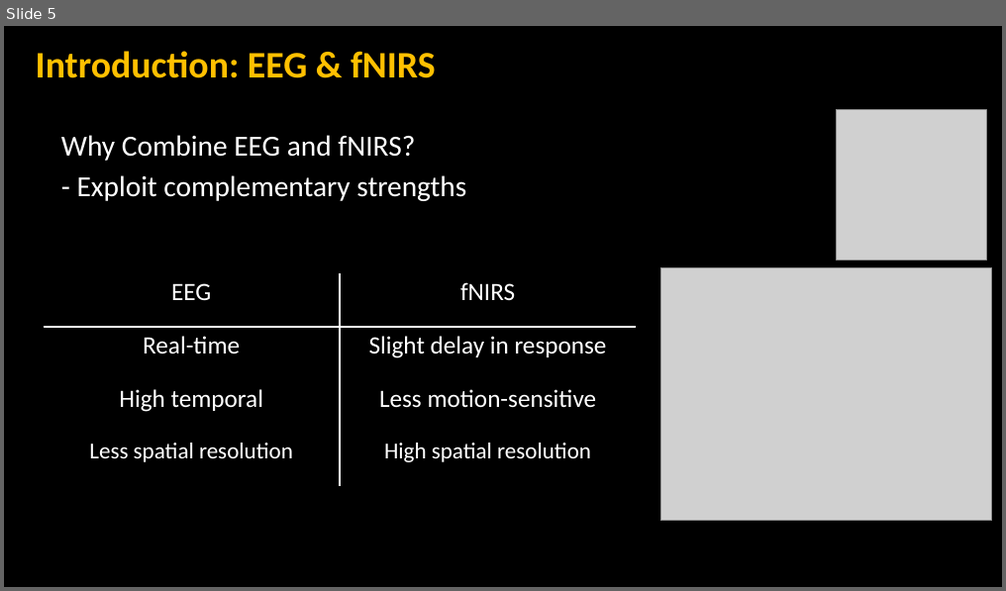
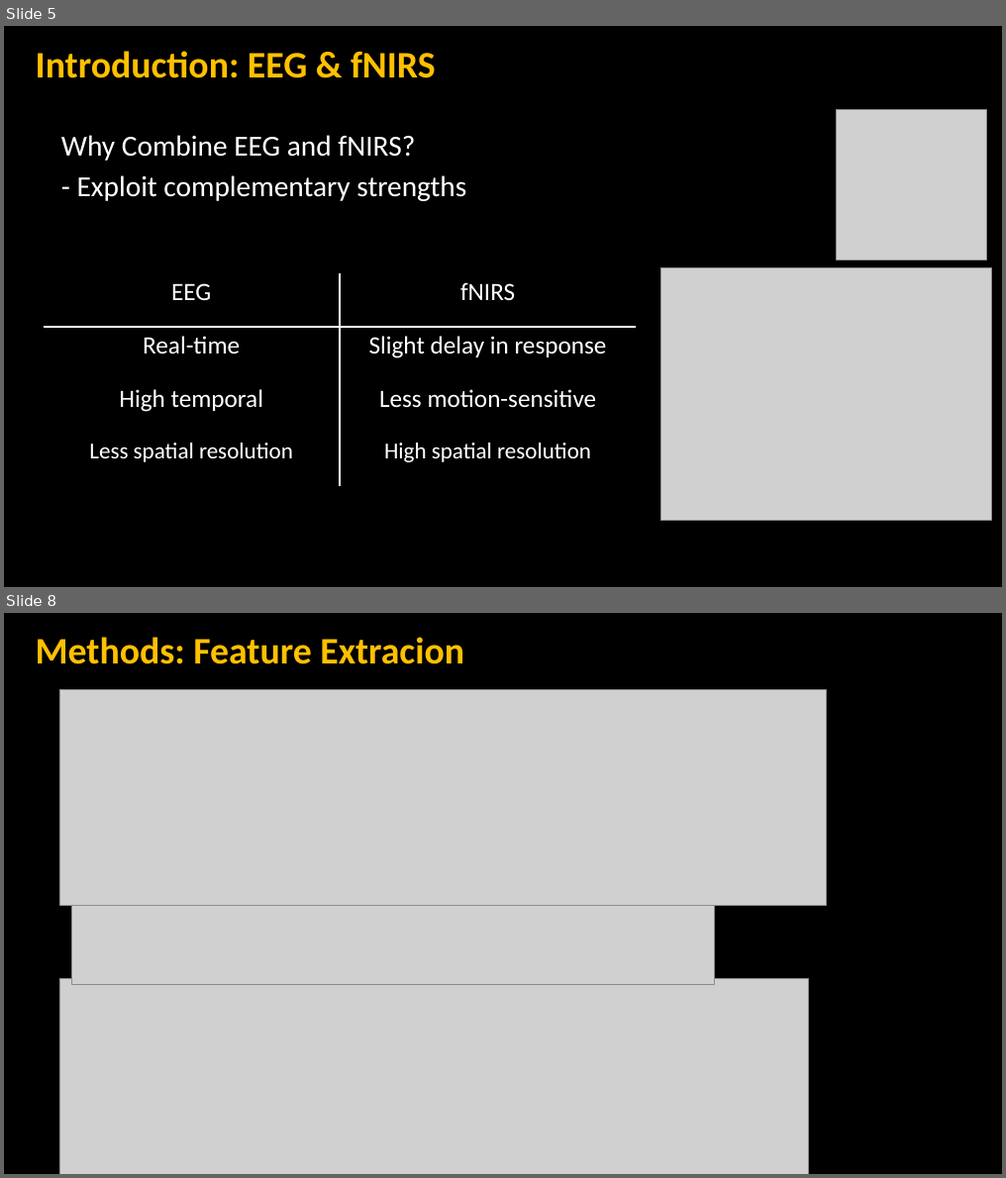
Before and after one commit to NikoHems/EEG_fNRIS_AD, a slide deck: EEG_fNIRS/presentation/eeg_fnirs_ad_detection.pptx. Shown one above the other, each under a label of ours: slide 5 before the commit, slides 5 and 8 after it; the slides between them are not shown. The pictures are 1006x591 and 1006x1178 pixels, drawn with LibreOffice and Linux fonts; fonts in the diff are those of the drawing; grey boxes stand for pictures; background and template pictures are left out. Boxes give left, top, right and bottom in pixels: in the first picture for what was removed or moved away, otherwise in the second. Text is boxed around its words. In the diff, an @@ line names an element or a change of style, - is before the commit and + after.

```diff
--- a/EEG_fNIRS/presentation/eeg_fnirs_ad_detection.pptx
+++ b/EEG_fNIRS/presentation/eeg_fnirs_ad_detection.pptx
@@ slide 8 added at [4,613,1002,1174], background #000000 @@
@@ title added at [36,637,464,664], 36 pt, text #FFC000, bold @@
+Methods: Feature Extracion
@@ picture added at [59,689,826,905] @@
@@ picture added at [72,906,714,985] @@
@@ picture added at [59,978,809,1174] @@
```
Also in this commit, not shown: 2 slides changed, 1 other slide added, 2 slides removed, 6 other files.
